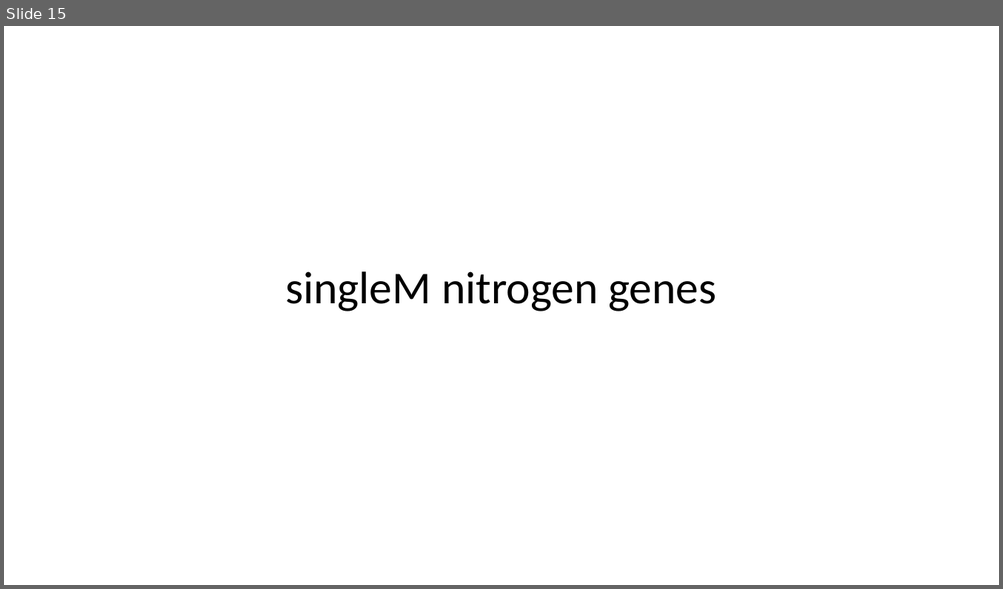
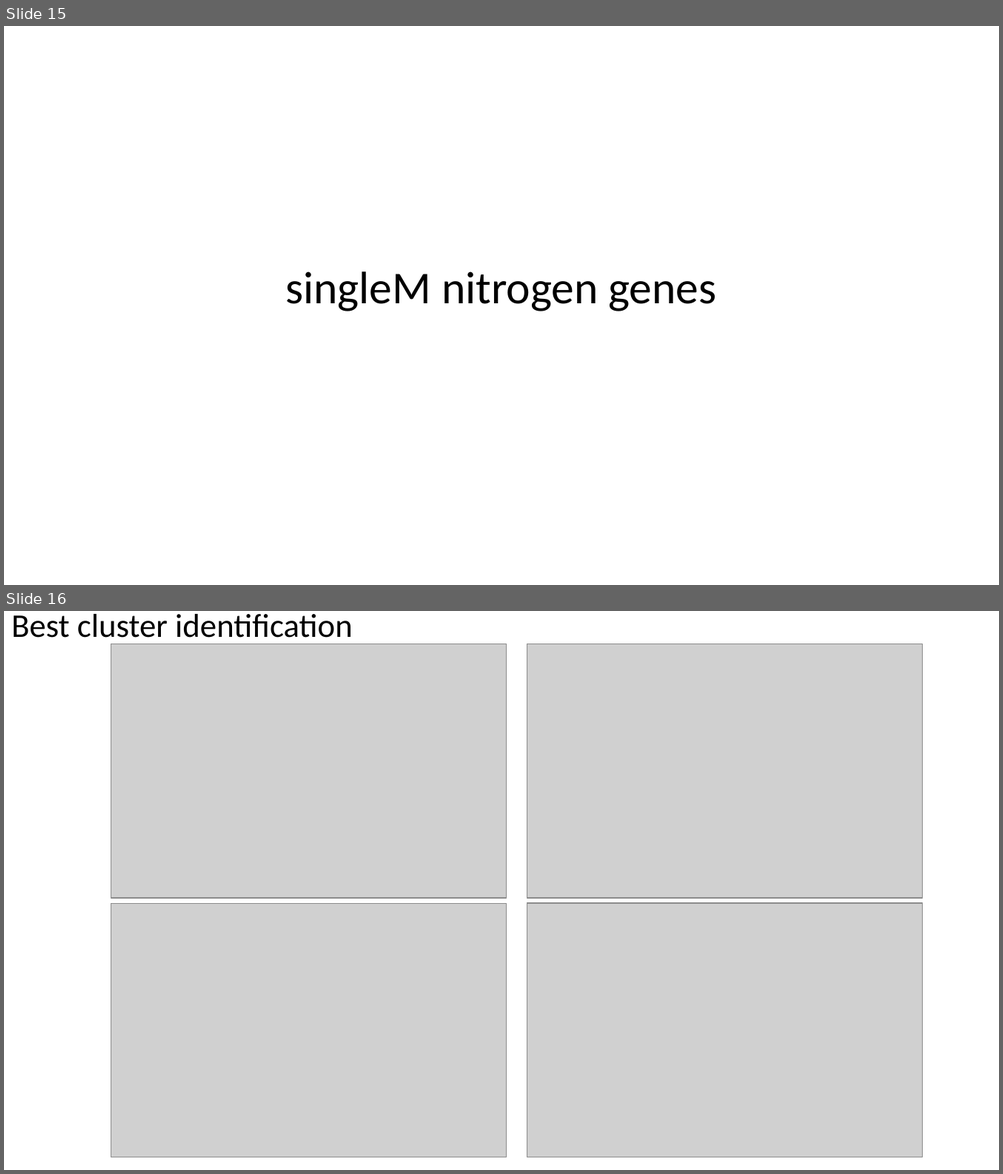
Before and after one commit to oshopina/HF_nitrogen, a slide deck: Nitrogen_paper_v2.pptx. Shown one above the other, each under a label of ours: slide 15 before the commit, slides 15 and 16 after it. The pictures are 1003x589 and 1003x1174 pixels, drawn with LibreOffice and Linux fonts; fonts in the diff are those of the drawing; grey boxes stand for pictures. Boxes give left, top, right and bottom in pixels: in the first picture for what was removed or moved away, otherwise in the second. Text is boxed around its words. In the diff, an @@ line names an element or a change of style, - is before the commit and + after.

Commit message:
Olga added scripts which used 'best cluster identification' based only on alpha diversity

```diff
--- a/Nitrogen_paper_v2.pptx
+++ b/Nitrogen_paper_v2.pptx
@@ slide 16 added at [4,611,999,1170], background #FFFFFF @@
@@ title added at [11,614,353,646], 32 pt, text #000000 @@
+Best cluster identification
@@ picture added at [111,644,506,898] @@
@@ picture added at [527,644,922,898] @@
@@ picture added at [111,903,506,1158] @@
@@ picture added at [527,903,922,1158] @@
```
Also in this commit, not shown: 3 slides changed, 1 other slide added, 4 other files.
